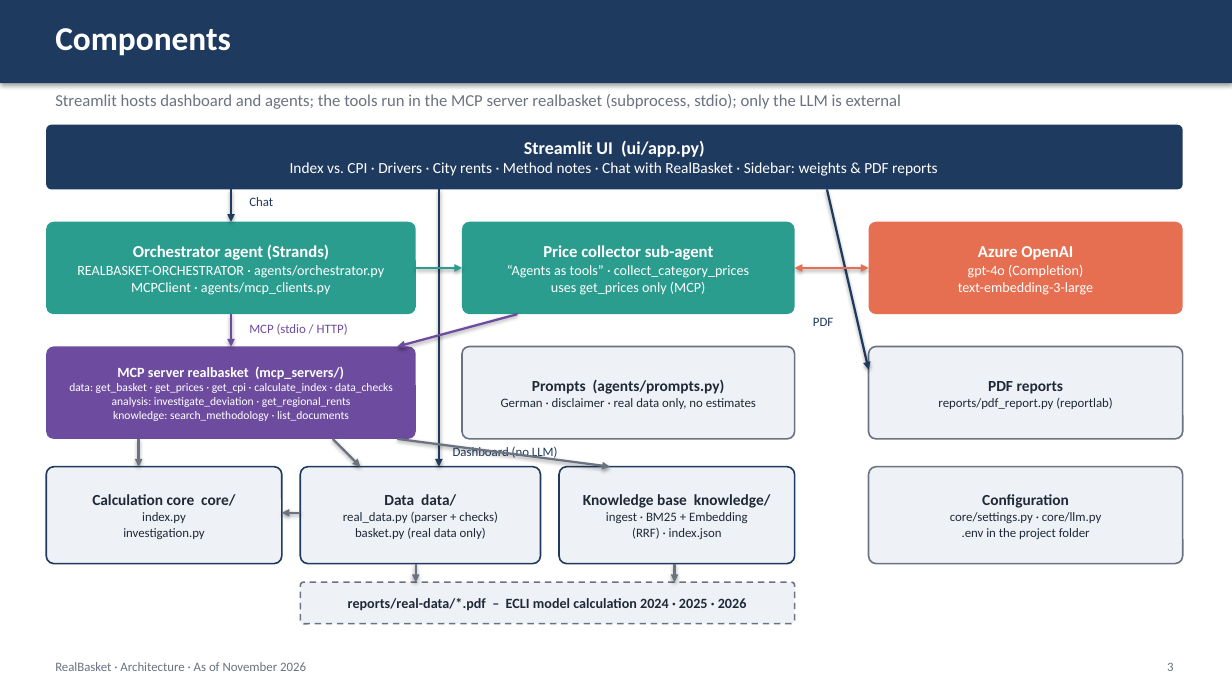
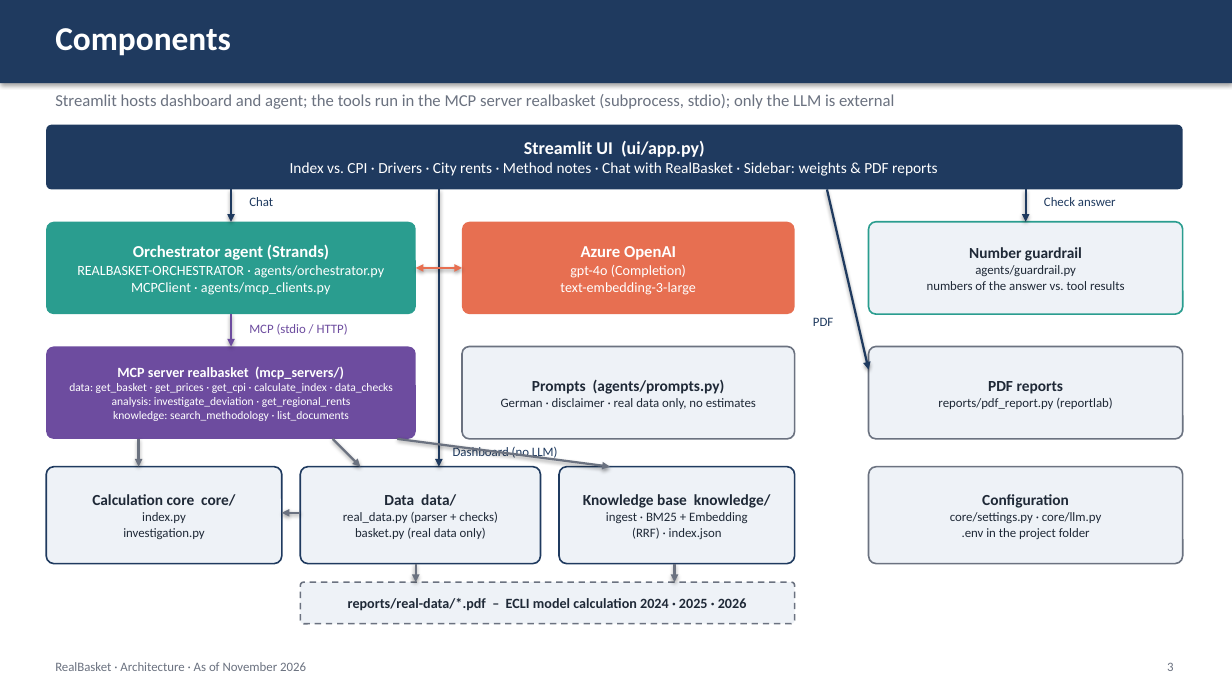
Before and after one commit to ValentinIliu1212/real-basket, a slide deck: slide 3 of docs/architecture/RealBasket_Architecture_Current.pptx. Drawn at 1232x693 pixels with LibreOffice and Linux fonts; fonts in the diff are those of the drawing. Boxes give left, top, right and bottom in pixels: in the first picture for what was removed or moved away, otherwise in the second. Text is boxed around its words. In the diff, an @@ line names an element or a change of style, - is before the commit and + after.

Commit message:
Review fixes: fixed base period, number guardrail, config checks, generated slide figures, CI
- Index always on the full series (base 11/2024): months no longer changes rates (13 gave 2,91 % instead of 2,93 %); YoY matched by date; weights normalised; explicit errors for unweighted/unknown input; invalid investigate_deviation level returns an error

- Number guardrail (agents/guardrail.py) flags unbacked figures in chat and CLI; prompt forbids derived numbers

- Collector sub-agent removed; get_prices returns a deterministic summary

- LLM provider validation (errors fail fast, warnings in sidebar/CLI); .env.example: OPENAI_API_KEY empty with Azure

- One group label 'Verkehr' (as in the source PDFs); deviation rounding documented

- Slide figures computed from the data at build time; decks rebuilt (de/en)

- ruff 0.17, GitHub Actions CI (ruff, pytest, deck build); README: known limitations, review decisions; 70 tests

```diff
--- a/docs/architecture/RealBasket_Architecture_Current.pptx
+++ b/docs/architecture/RealBasket_Architecture_Current.pptx
@@ text at box(55, 94, 894, 109): text changed @@
-Streamlit hosts dashboard and agents; the tools run in the MCP server realbasket (subprocess, stdio); only the LLM is external
+Streamlit hosts dashboard and agent; the tools run in the MCP server realbasket (subprocess, stdio); only the LLM is external
@@ arrow added from (1026, 189) to (1026, 222), #1F3A5F 1.75 pt @@
@@ text added at box(1044, 197, 1116, 206), 10 pt, text #1F3A5F @@
+Check answer
@@ rounded rectangle "Azure OpenAI" at box(462, 222, 795, 314): fill #2A9D8F to #E76F51 @@
@@ rounded rectangle "Number guardrail" at box(869, 222, 1183, 314): fill #E76F51 to #EEF2F7; outline none to #2A9D8F 1.25 pt @@
@@ arrow (416, 268) - (462, 268): arrow to double arrow; stroke #2A9D8F 1.75 pt to #E76F51 1.75 pt @@
@@ text in rounded rectangle at box(560, 246, 695, 295): text changed @@
-Price collector sub-agent
-“Agents as tools” · collect_category_prices
-uses get_prices only (MCP)
+Azure OpenAI
+gpt-4o (Completion)
+text-embedding-3-large
@@ double arrow removed from (795, 268) to (869, 268) @@
@@ text in rounded rectangle at box(927, 247, 1125, 290): text changed; size 11 to 10 pt; text colour #FFFFFF to #1F2937 @@
-Azure OpenAI
-gpt-4o (Completion)
-text-embedding-3-large
+Number guardrail
+agents/guardrail.py
+numbers of the answer vs. tool results
@@ arrow removed from (518, 314) to (397, 347) @@
```
Also in this commit, not shown: 4 other slides changed, 32 other files.
